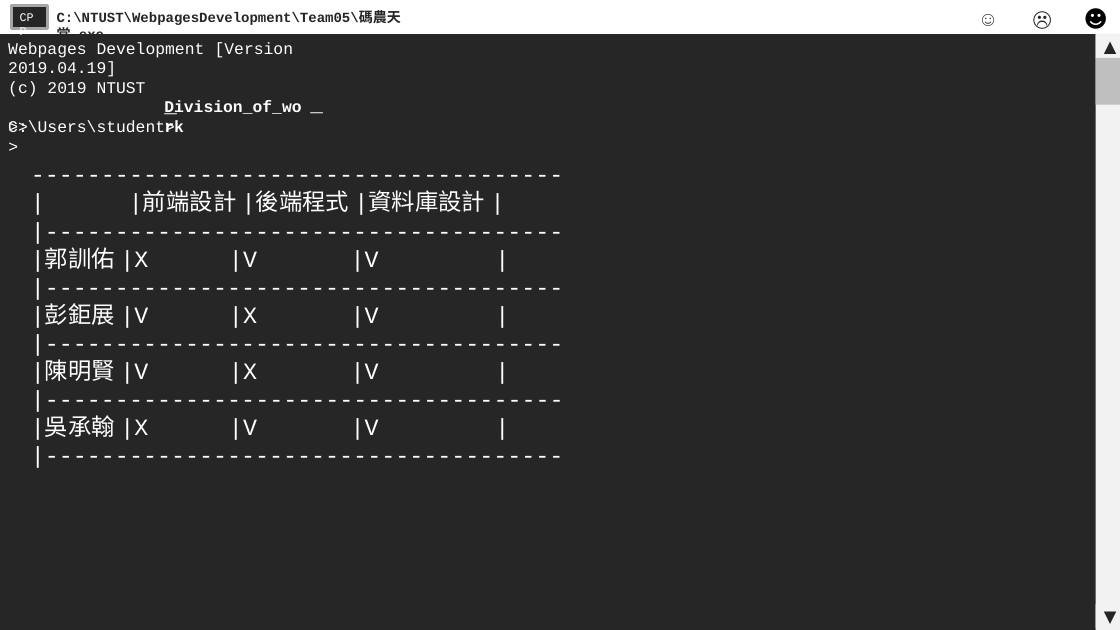
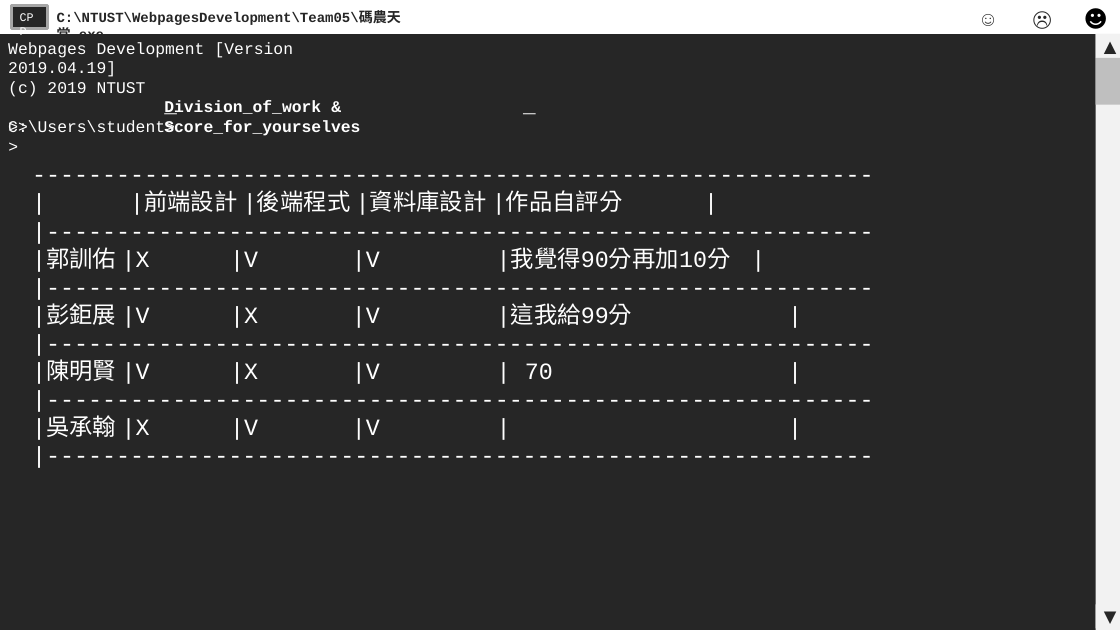
Before and after one commit to NTUST/108-team5, a slide deck: slide 12 of 期末報告第五組.pptx. Drawn at 1120x630 pixels with LibreOffice and Linux fonts; fonts in the diff are those of the drawing. Boxes give left, top, right and bottom in pixels: in the first picture for what was removed or moved away, otherwise in the second. Text is boxed around its words. In the diff, an @@ line names an element or a change of style, - is before the commit and + after.

Commit message:
update

```diff
--- a/期末報告第五組.pptx
+++ b/期末報告第五組.pptx
@@ text "_": place and size @@
-text "_" at [302, 86, 331, 119]
+text "_" at [515, 87, 544, 121]
@@ text at [164, 100, 360, 136]: text changed @@
-Division_of_work
+Division_of_work & Score_for_yourselves
@@ text at [32, 194, 730, 440]: text changed @@
---------------------------------------
-| |前端設計 |後端程式 |資料庫設計 |
-|-------------------------------------
-|郭訓佑 |X端設計 |V後端程式|V資料庫設計|
-|-------------------------------------
-|彭鉅展 |V端設計 |X後端程式|V資料庫設計|
-|-------------------------------------
-|陳明賢 |V端設計 |X後端程式|V資料庫設計|
-|-------------------------------------
-|吳承翰 |X端設計 |V後端程式|V資料庫設計|
-|-------------------------------------
+------------------------------------------------------------
+| |前端設計 |後端程式 |資料庫設計 |作品自評分 |
+|-----------------------------------------------------------
+|郭訓佑 |X端設計 |V後端程式|V資料庫設計|我覺得90分再加10分 |
+|-----------------------------------------------------------
+|彭鉅展 |V端設計 |X後端程式|V資料庫設計|這我給99分 |
+|-----------------------------------------------------------
+|陳明賢 |V端設計 |X後端程式|V資料庫設計| 70 |
+|-----------------------------------------------------------
+|吳承翰 |X端設計 |V後端程式|V資料庫設計| |
+|-----------------------------------------------------------
```
Also in this commit, not shown: 5 other slides changed.
